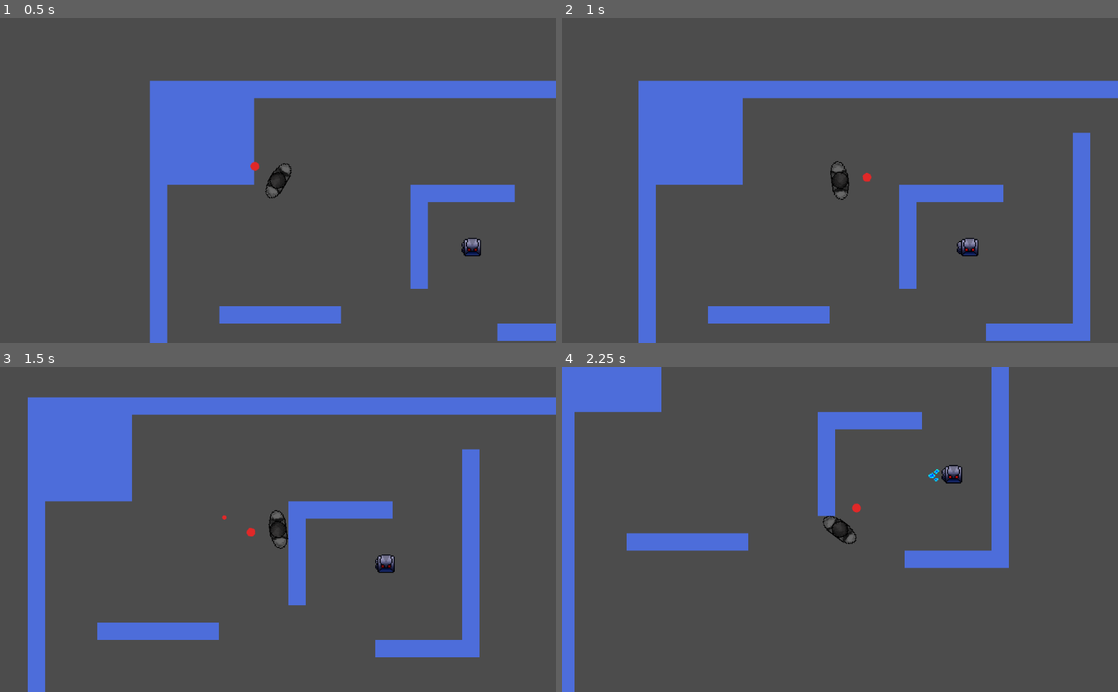
Above: before the commit, frames 1-4 (two rows, left to right).
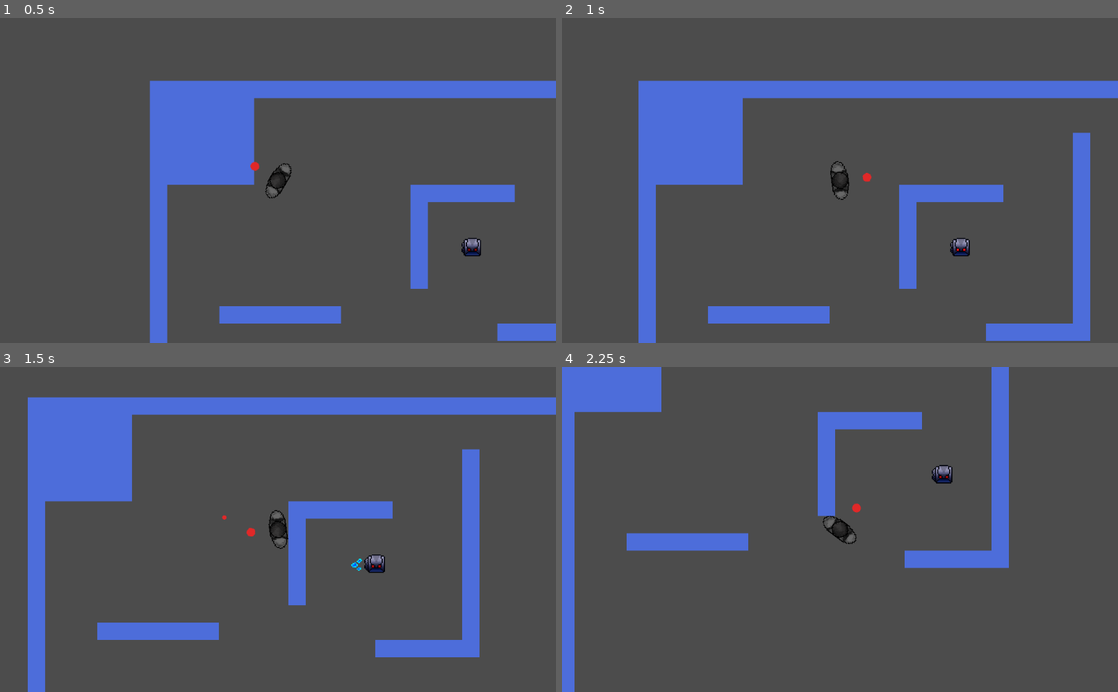
Above: after the commit, the same moments.

Repository: ARayRyanR/TimeGun
Game: Godot game, scene res://src/World.tscn
Two runs of this game, one before a commit and one after it. Both use one fixed random seed, a clock stepped at 60 frames per second and the inputs below.
Inputs (mouse positions are in pixels of both pictures, inside the frame that each line leads up to):
- Up to frame 1 (0.5 s): no input
- Up to frame 2 (1 s): tap Enter at 0.5 s; move the mouse to (962, 164) at 0.52 s; hold Right (ui_right) from 0.53 s (still down); tap Space (ui_select) at 0.6, 0.77 s
- Up to frame 3 (1.5 s): tap Space (ui_select) at 1.07 s; move the mouse to (166, 545) at 1.27 s; release Right (ui_right) at 1.28 s; hold Down (ui_down) from 1.28 s (still down); click (166, 545) at 1.35 s
- Up to frame 4 (2.25 s): tap Space (ui_select) at 1.52, 1.55, 1.82, 2.1 s; move the mouse to (895, 458) at 2.02 s; release Down (ui_down) at 2.03 s; hold Right (ui_right) from 2.03 s (still down)

Frame 1 is identical in both runs. In frame 2, 0.2% of the frame differs, in the area x 69-75%, y 67-74%; in frame 3, 0.3%, in the area x 63-71%, y 57-64%; in frame 4, 0.3%.

Commit message:
changed animation to animated sprite

Diff:
--- a/TimeGun/src/Enemy.gd
+++ b/TimeGun/src/Enemy.gd
@@ -21,14 +21,15 @@
 
 func dodge_right():
 	# sets animation
-	$AnimationPlayer.play("dodge_right")
+	$BodySprite.play()
 	# small 'charging' cooldown
-	yield(get_tree().create_timer(0.2), "timeout")
+	yield(get_tree().create_timer(0.4), "timeout")
 	# set target
 	target = global_position + Vector2(50.0, 0.0)
 	# return to idle animation
-	yield($AnimationPlayer, "animation_finished")
-	$AnimationPlayer.play("idle")
+	yield($BodySprite, "animation_finished")
+	$BodySprite.stop()
+	$BodySprite.frame = 0
 
 
 # triggers when a bullet touches enemy body
--- a/TimeGun/src/Enemy.tscn
+++ b/TimeGun/src/Enemy.tscn
@@ -1,43 +1,82 @@
-[gd_scene load_steps=6 format=2]
+[gd_scene load_steps=21 format=2]
 
 [ext_resource path="res://assets/sprites/enemy.png" type="Texture" id=1]
 [ext_resource path="res://src/Enemy.gd" type="Script" id=2]
 
-[sub_resource type="RectangleShape2D" id=3]
+[sub_resource type="RectangleShape2D" id=1]
 extents = Vector2( 14.6755, 14.4456 )
 
-[sub_resource type="Animation" id=2]
-resource_name = "dodge_right"
-length = 0.8
-step = 0.05
-tracks/0/type = "value"
-tracks/0/path = NodePath("BodySprite:frame")
-tracks/0/interp = 1
-tracks/0/loop_wrap = true
-tracks/0/imported = false
-tracks/0/enabled = true
-tracks/0/keys = {
-"times": PoolRealArray( 0, 0.05, 0.1, 0.15, 0.2, 0.25, 0.3, 0.35, 0.4, 0.45, 0.5, 0.55, 0.6, 0.65, 0.7, 0.75 ),
-"transitions": PoolRealArray( 1, 1, 1, 1, 1, 1, 1, 1, 1, 1, 1, 1, 1, 1, 1, 1 ),
-"update": 1,
-"values": [ 0, 1, 2, 3, 4, 5, 6, 7, 8, 9, 10, 11, 12, 13, 14, 15 ]
-}
+[sub_resource type="AtlasTexture" id=2]
+atlas = ExtResource( 1 )
+region = Rect2( 0, 0, 48, 48 )
 
-[sub_resource type="Animation" id=1]
-resource_name = "idle"
-length = 0.1
-tracks/0/type = "value"
-tracks/0/path = NodePath("BodySprite:frame")
-tracks/0/interp = 1
-tracks/0/loop_wrap = true
-tracks/0/imported = false
-tracks/0/enabled = true
-tracks/0/keys = {
-"times": PoolRealArray( 0 ),
-"transitions": PoolRealArray( 1 ),
-"update": 1,
-"values": [ 0 ]
-}
+[sub_resource type="AtlasTexture" id=3]
+atlas = ExtResource( 1 )
+region = Rect2( 48, 0, 48, 48 )
+
+[sub_resource type="AtlasTexture" id=4]
+atlas = ExtResource( 1 )
+region = Rect2( 96, 0, 48, 48 )
+
+[sub_resource type="AtlasTexture" id=5]
+atlas = ExtResource( 1 )
+region = Rect2( 144, 0, 48, 48 )
+
+[sub_resource type="AtlasTexture" id=6]
+atlas = ExtResource( 1 )
+region = Rect2( 192, 0, 48, 48 )
+
+[sub_resource type="AtlasTexture" id=7]
+atlas = ExtResource( 1 )
+region = Rect2( 240, 0, 48, 48 )
+
+[sub_resource type="AtlasTexture" id=8]
+atlas = ExtResource( 1 )
+region = Rect2( 288, 0, 48, 48 )
+
+[sub_resource type="AtlasTexture" id=9]
+atlas = ExtResource( 1 )
+region = Rect2( 336, 0, 48, 48 )
+
+[sub_resource type="AtlasTexture" id=10]
+atlas = ExtResource( 1 )
+region = Rect2( 384, 0, 48, 48 )
+
+[sub_resource type="AtlasTexture" id=11]
+atlas = ExtResource( 1 )
+region = Rect2( 432, 0, 48, 48 )
+
+[sub_resource type="AtlasTexture" id=12]
+atlas = ExtResource( 1 )
+region = Rect2( 480, 0, 48, 48 )
+
+[sub_resource type="AtlasTexture" id=13]
+atlas = ExtResource( 1 )
+region = Rect2( 528, 0, 48, 48 )
+
+[sub_resource type="AtlasTexture" id=14]
+atlas = ExtResource( 1 )
+region = Rect2( 576, 0, 48, 48 )
+
+[sub_resource type="AtlasTexture" id=15]
+atlas = ExtResource( 1 )
+region = Rect2( 624, 0, 48, 48 )
+
+[sub_resource type="AtlasTexture" id=16]
+atlas = ExtResource( 1 )
+region = Rect2( 672, 0, 48, 48 )
+
+[sub_resource type="AtlasTexture" id=17]
+atlas = ExtResource( 1 )
+region = Rect2( 720, 0, 48, 48 )
+
+[sub_resource type="SpriteFrames" id=18]
+animations = [ {
+"frames": [ SubResource( 2 ), SubResource( 3 ), SubResource( 4 ), SubResource( 5 ), SubResource( 6 ), SubResource( 7 ), SubResource( 8 ), SubResource( 9 ), SubResource( 10 ), SubResource( 11 ), SubResource( 12 ), SubResource( 13 ), SubResource( 14 ), SubResource( 15 ), SubResource( 16 ), SubResource( 17 ) ],
+"loop": false,
+"name": "default",
+"speed": 16.0
+} ]
 
 [node name="Enemy" type="KinematicBody2D"]
 collision_layer = 8
@@ -47,23 +86,16 @@
 }
 
 [node name="BodyShape" type="CollisionShape2D" parent="."]
-shape = SubResource( 3 )
+shape = SubResource( 1 )
 
-[node name="BodySprite" type="Sprite" parent="."]
+[node name="BodySprite" type="AnimatedSprite" parent="."]
 scale = Vector2( 2, 2 )
-texture = ExtResource( 1 )
-hframes = 16
-region_rect = Rect2( 0, 0, 48, 48 )
-
-[node name="AnimationPlayer" type="AnimationPlayer" parent="."]
-autoplay = "idle"
-anims/dodge_right = SubResource( 2 )
-anims/idle = SubResource( 1 )
+frames = SubResource( 18 )
 
 [node name="BulletDetector" type="Area2D" parent="."]
 collision_layer = 0
 collision_mask = 4
 
 [node name="BodyShape" type="CollisionShape2D" parent="BulletDetector"]
-shape = SubResource( 3 )
+shape = SubResource( 1 )
 [connection signal="body_entered" from="BulletDetector" to="." method="_on_BulletDetector_body_entered"]
